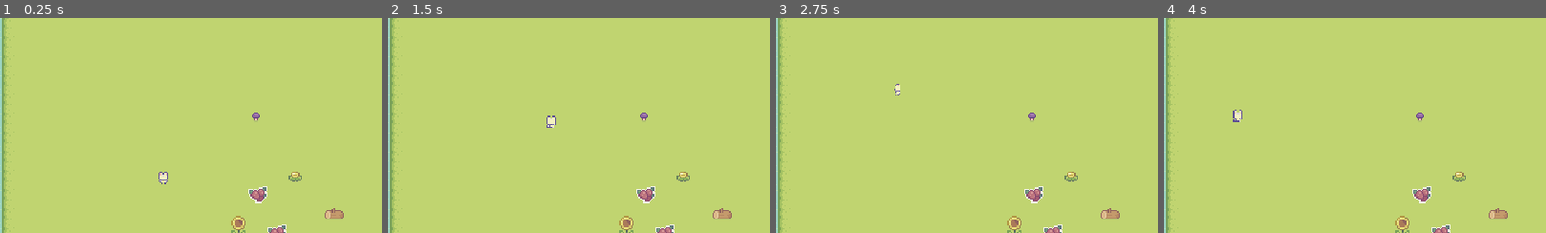
Above: before the commit, frames 1-4 (left to right).
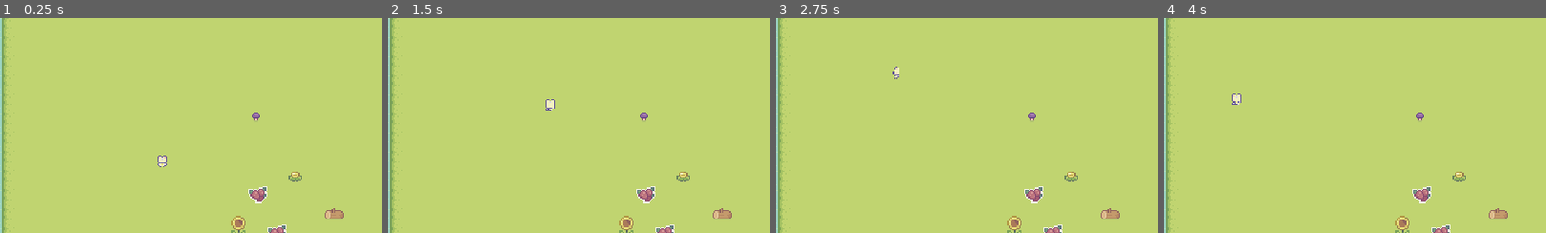
Above: after the commit, the same moments.

Repository: Nyan-pixel/2dfarming
Game: Godot game, scene res://scene/test/testsceneplayer.tscn
Same seed, same stepped clock (60 frames per second), same inputs: the game is played once before the commit and once after it. This scene is started directly instead of the project's main scene.
Inputs:
- Up to frame 1 (0.25 s): no input
- Up to frame 2 (1.5 s): hold W (walk_up) from 0.53 s (still down)
- Up to frame 3 (2.75 s): release W (walk_up) at 2.03 s; hold A (walk_left) from 2.03 s (still down)
- Up to frame 4 (4 s): tap Enter at 3.5 s; release A (walk_left) at 3.53 s; hold S (walk_down) from 3.53 s (still down)
The pictures show only the part of the screen within x 0-50%, y 10-60%; the shares and areas given below are measured in that part.

The runs differ from the first frame. In frame 1, 0.2% of the frame differs, in the area x 41-44%, y 64-78%; in frame 2, 0.2%, in the area x 41-44%, y 37-52%; in frame 3, 0.1%; in frame 4, 0.2%.

Commit message:
kaungkhant
new character

Diff:
--- a/scene/characters/player/player.tscn
+++ b/scene/characters/player/player.tscn
@@ -1,9 +1,10 @@
-[gd_scene load_steps=49 format=3 uid="uid://baobhkkvmt1nd"]
+[gd_scene load_steps=52 format=3 uid="uid://baobhkkvmt1nd"]
 
 [ext_resource type="Script" uid="uid://uyqo7sfb2quo" path="res://scene/characters/player/player.gd" id="1_v7krq"]
 [ext_resource type="Texture2D" uid="uid://b83aii8vlhbod" path="res://assets/game/Characters/Basic Charakter Actions.png" id="1_viwsh"]
 [ext_resource type="Texture2D" uid="uid://c1pq6piukrtv3" path="res://assets/game/Characters/Basic Charakter Spritesheet.png" id="2_ekqmh"]
 [ext_resource type="Script" uid="uid://btmsmosxakbw0" path="res://scripts/state_machine/node_state_machine.gd" id="3_glldc"]
+[ext_resource type="Texture2D" uid="uid://dmg20ux7ibgx4" path="res://assets/game/Characters/improved_pixel_player_final_v2.png" id="4_8nhx4"]
 [ext_resource type="Script" uid="uid://dn3yhesh7nvei" path="res://scene/characters/player/idle_script.gd" id="4_vj7nq"]
 [ext_resource type="Script" uid="uid://ba2xgwen4fgw5" path="res://scene/characters/player/walk_state.gd" id="5_vj7nq"]
 
@@ -56,12 +57,20 @@
 region = Rect2(48, 0, 48, 48)
 
 [sub_resource type="AtlasTexture" id="AtlasTexture_tg7s0"]
-atlas = ExtResource("2_ekqmh")
-region = Rect2(0, 96, 48, 48)
+atlas = ExtResource("4_8nhx4")
+region = Rect2(0, 192, 64, 64)
 
 [sub_resource type="AtlasTexture" id="AtlasTexture_2q3ur"]
-atlas = ExtResource("2_ekqmh")
-region = Rect2(48, 96, 48, 48)
+atlas = ExtResource("4_8nhx4")
+region = Rect2(64, 192, 64, 64)
+
+[sub_resource type="AtlasTexture" id="AtlasTexture_stjjq"]
+atlas = ExtResource("4_8nhx4")
+region = Rect2(128, 192, 64, 64)
+
+[sub_resource type="AtlasTexture" id="AtlasTexture_o83rq"]
+atlas = ExtResource("4_8nhx4")
+region = Rect2(192, 192, 64, 64)
 
 [sub_resource type="AtlasTexture" id="AtlasTexture_cyhlb"]
 atlas = ExtResource("2_ekqmh")
@@ -241,10 +250,16 @@
 }, {
 "duration": 1.0,
 "texture": SubResource("AtlasTexture_2q3ur")
+}, {
+"duration": 1.0,
+"texture": SubResource("AtlasTexture_stjjq")
+}, {
+"duration": 1.0,
+"texture": SubResource("AtlasTexture_o83rq")
 }],
 "loop": true,
 "name": &"idle_left",
-"speed": 3.0
+"speed": 6.0
 }, {
 "frames": [{
 "duration": 1.0,
@@ -391,21 +406,22 @@
 }]
 
 [sub_resource type="CircleShape2D" id="CircleShape2D_stjjq"]
-radius = 5.0990195
+radius = 16.03122
 
 [node name="Player" type="CharacterBody2D"]
 script = ExtResource("1_v7krq")
 
 [node name="AnimatedSprite2D" type="AnimatedSprite2D" parent="."]
-position = Vector2(0, -5)
+position = Vector2(-1, -19)
 scale = Vector2(0.60026044, 0.6119792)
 sprite_frames = SubResource("SpriteFrames_tg7s0")
-animation = &"idle_front"
+animation = &"idle_left"
 autoplay = "idle_front"
+frame_progress = 0.31913427
 
 [node name="CollisionShape2D" type="CollisionShape2D" parent="."]
 texture_filter = 1
-position = Vector2(0, -5)
+position = Vector2(0, -15)
 shape = SubResource("CircleShape2D_stjjq")
 
 [node name="StateMachine" type="Node" parent="." node_paths=PackedStringArray("initial_node_state")]
Binary file added: assets/game/Characters/improved_pixel_player_final_v2.png
Not shown, added: assets/game/Characters/improved_pixel_player_final_v2.png.import
